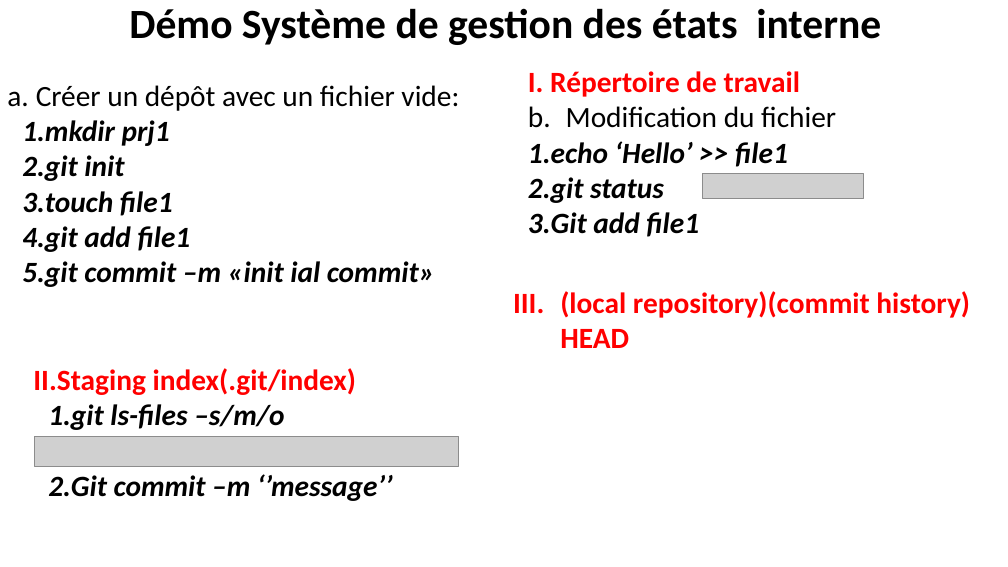
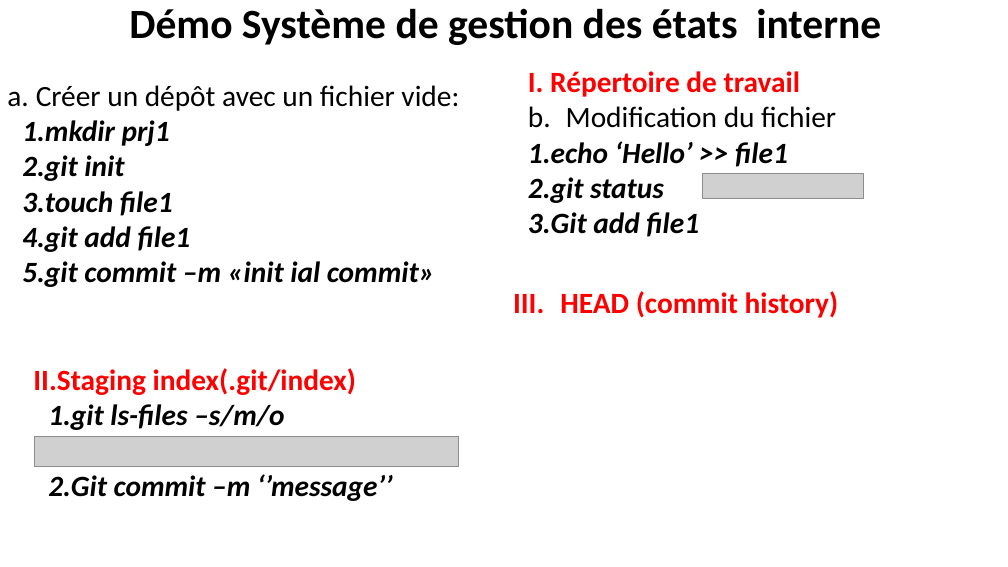
Before and after one commit to belakebiboussad/form, a slide deck: slide 35 of Formation Git.pptx (slide 36 before the commit). Drawn at 1008x567 pixels with LibreOffice and Linux fonts; fonts in the diff are those of the drawing; grey boxes stand for pictures. Boxes give left, top, right and bottom in pixels: in the first picture for what was removed or moved away, otherwise in the second. Text is boxed around its words. In the diff, an @@ line names an element or a change of style, - is before the commit and + after.

```diff
--- a/Formation Git.pptx
+++ b/Formation Git.pptx
@@ text at (560,291,839,318): text changed @@
-III. (local repository)(commit history) HEAD
+III. HEAD (commit history)
```
Also in this commit, not shown: 3 other slides changed, 2 slides added, 2 other files.
